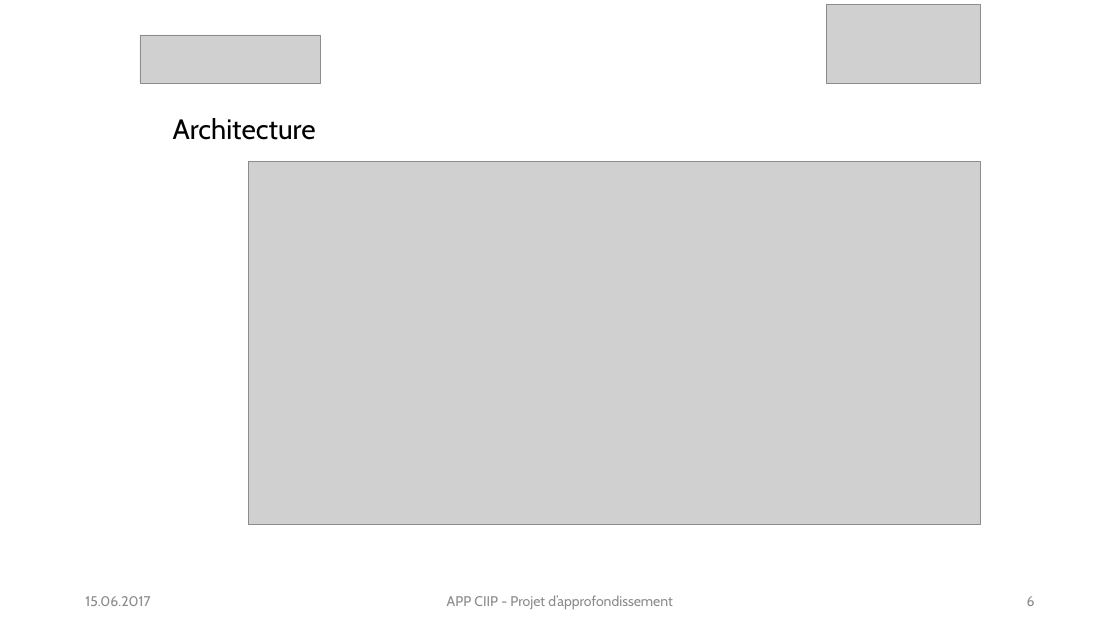
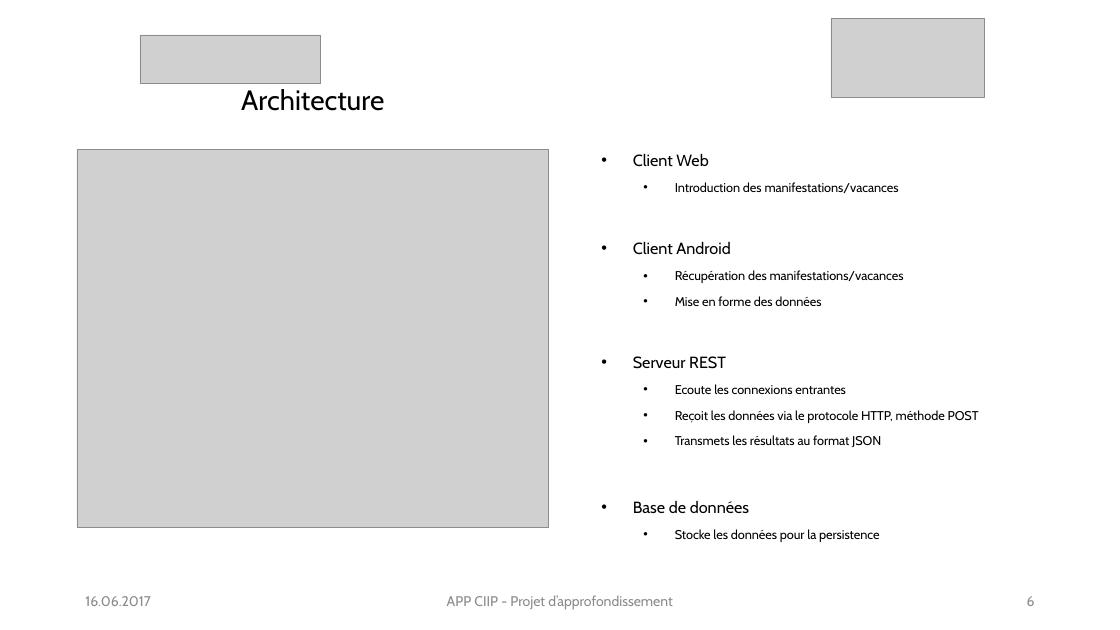
Before and after one commit to gaelteguia/appciip, a slide deck: slide 6 of Defense PA GTT.pptx. Drawn at 1120x630 pixels with LibreOffice and Linux fonts; fonts in the diff are those of the drawing; grey boxes stand for pictures. Boxes give left, top, right and bottom in pixels: in the first picture for what was removed or moved away, otherwise in the second. Text is boxed around its words. In the diff, an @@ line names an element or a change of style, - is before the commit and + after.

```diff
--- a/Defense PA GTT.pptx
+++ b/Defense PA GTT.pptx
@@ picture: place and size @@
-picture at [826, 4, 980, 83]
+picture at [831, 18, 985, 97]
@@ title "Architecture": place and size @@
-title "Architecture" at [173, 118, 316, 140]
+title "Architecture" at [241, 89, 384, 111]
@@ picture: place and size @@
-picture at [249, 161, 981, 524]
+picture at [77, 150, 549, 528]
@@ subtitle added at [633, 154, 979, 542], 10.8 pt, text #000000 @@
+• Client Web
+  • Introduction des manifestations/vacances
+• Client Android
+  • Récupération des manifestations/vacances
+  • Mise en forme des données
+• Serveur REST
+  • Ecoute les connexions entrantes
+  • Reçoit les données via le protocole HTTP, méthode POST
+  • Transmets les résultats au format JSON
+• Base de données
+  • Stocke les données pour la persistence
@@ text at [85, 596, 151, 606]: text changed @@
-15.06.2017
+16.06.2017
```
Also in this commit, not shown: 12 other slides changed, 2 slides removed.
